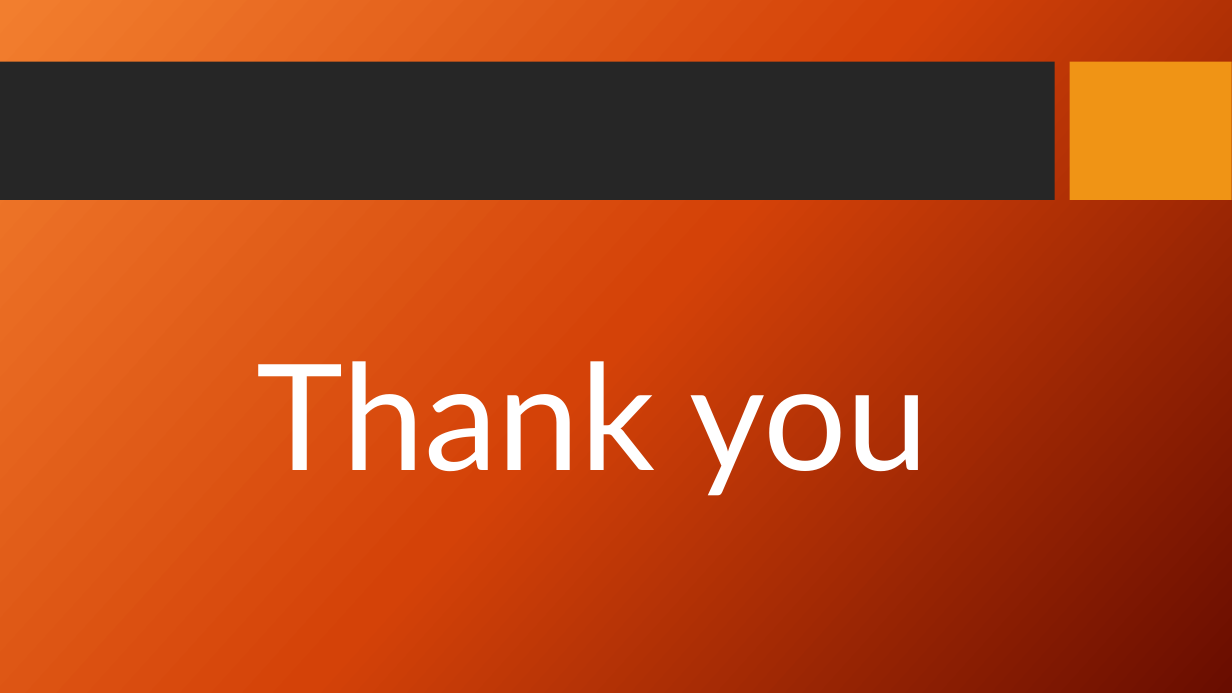
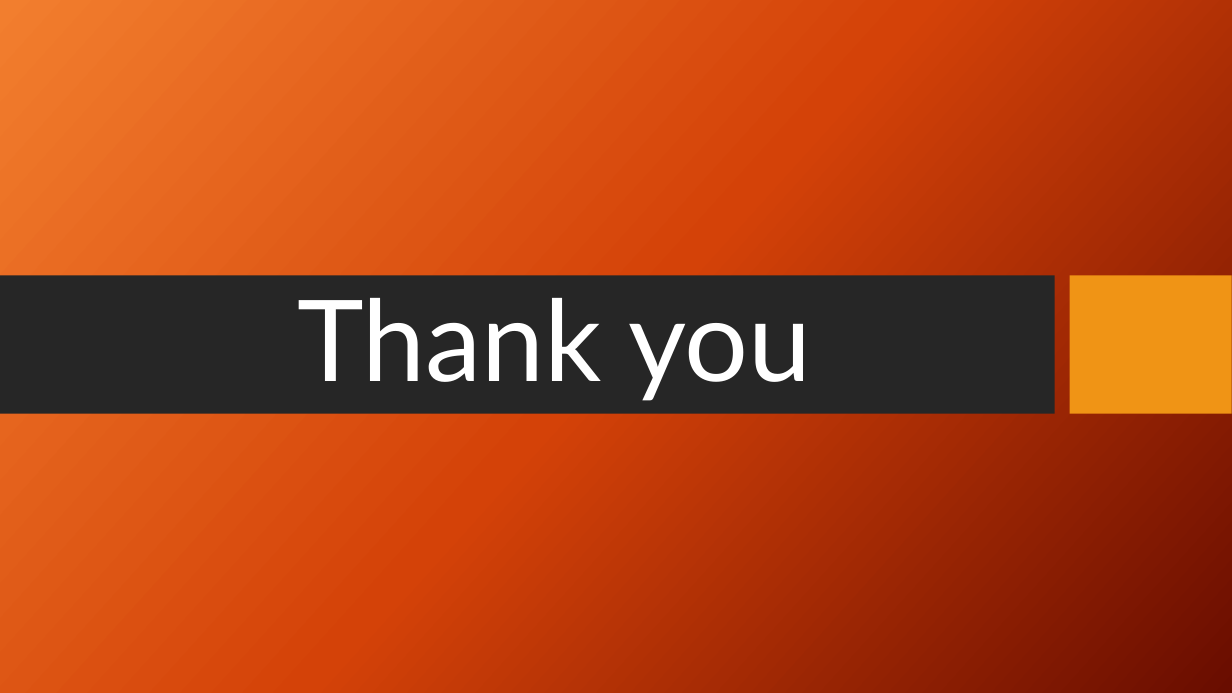
Before and after one commit to Aphlax/Parallelepipeds, a slide deck: slide 52 of FinalPresentation_Parallel Connected Components.pptx (slide 30 before the commit). Drawn at 1232x693 pixels with LibreOffice and Linux fonts; fonts in the diff are those of the drawing; background and template pictures are left out. Boxes give left, top, right and bottom in pixels: in the first picture for what was removed or moved away, otherwise in the second. Text is boxed around its words. In the diff, an @@ line names an element or a change of style, - is before the commit and + after.

```diff
--- a/FinalPresentation_Parallel Connected Components.pptx
+++ b/FinalPresentation_Parallel Connected Components.pptx
@@ rectangle: place and size @@
-rectangle at (0,62,1055,201)
+rectangle at (0,275,1055,414)
@@ title "Thank you": place and size @@
-title "Thank you" at (256,361,929,496)
+title "Thank you" at (297,298,811,401)
@@ title "Thank you" at (297,298,811,401): size 115 to 88 pt; less space between paragraphs; vertical alignment top to middle @@
@@ rectangle: place and size @@
-rectangle at (1070,62,1232,201)
+rectangle at (1070,275,1232,414)
```
Also in this commit, not shown: 16 other slides changed, 25 slides added, 3 slides removed.
